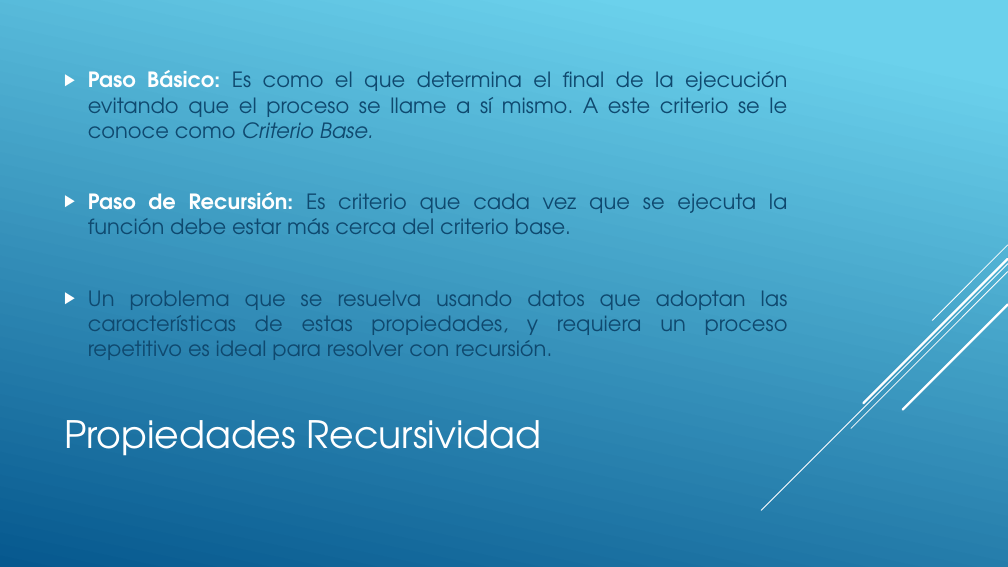
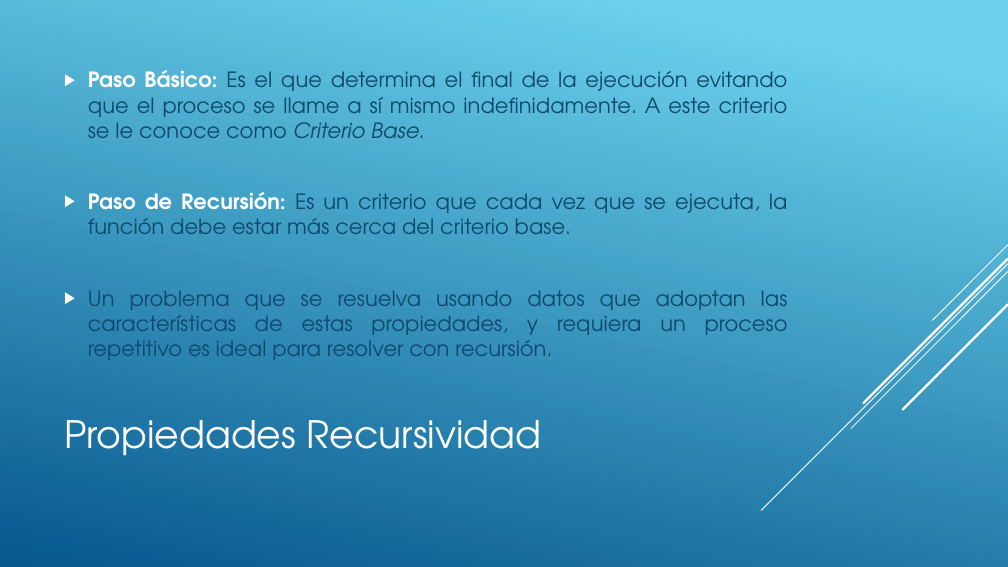
Before and after one commit to Wisso124214/Recursion, a slide deck: slide 4 of Recursión_Luis Bustos.pptx. Drawn at 1008x567 pixels with LibreOffice and Linux fonts; fonts in the diff are those of the drawing. Boxes give left, top, right and bottom in pixels: in the first picture for what was removed or moved away, otherwise in the second. Text is boxed around its words. In the diff, an @@ line names an element or a change of style, - is before the commit and + after.

```diff
--- a/Recursión_Luis Bustos.pptx
+++ b/Recursión_Luis Bustos.pptx
@@ text at <box>88,70,788,234</box>: text changed @@
-▶ Paso Básico: Es como el que determina el final de la ejecución evitando que el proceso se llame a sí mismo. A este criterio se le conoce como Criterio Base.
-▶ Paso de Recursión: Es criterio que cada vez que se ejecuta la función debe estar más cerca del criterio base.
+▶ Paso Básico: Es el que determina el final de la ejecución evitando que el proceso se llame a sí mismo indefinidamente. A este criterio se le conoce como Criterio Base.
+▶ Paso de Recursión: Es un criterio que cada vez que se ejecuta, la función debe estar más cerca del criterio base.
```
Also in this commit, not shown: 3 other files.
